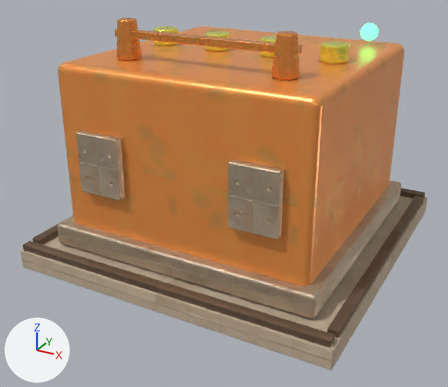
Renders of the glTF model web/public/models/ff-accumulator.glb from each side of a commit.
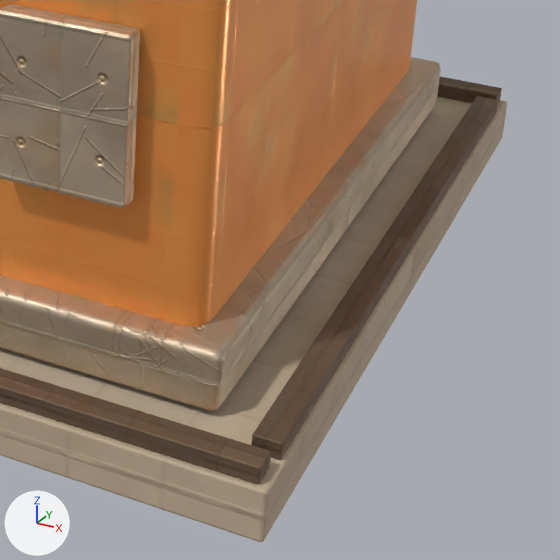
The first picture shows the older version from a 50 mm camera at (1.69, -3.32, 1.95) aimed at (-0.03, -0.19, 0.39). The close-ups show the older and then the newer version on the part from 51% to 100% of the width and 41% to 97% of the height of that picture. Only the edits that show in the close-ups are written down. Every picture has the same lights, and +X, +Y and +Z are marked at lower left. Where no turn or scale is listed for an object, it has been applied to the vertices.

Objects in the first close-up: 'Bank', 'BankBase', 'Pad.008', 'PadLipN.008'.
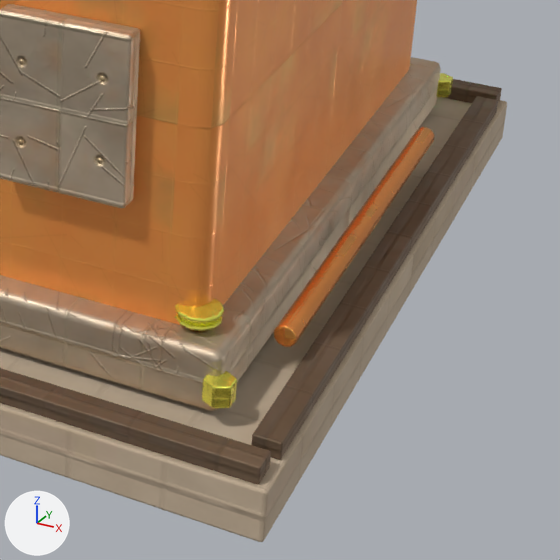
Where the change shows, as pixel boxes (x1, y1, x2, y2) in the close-ups (560 x 560 px):
'PadPipe.008', added: after (187, 127, 434, 347)
'Bolt.015', added: after (175, 73, 453, 408)
'VentLip.010', added: after (175, 314, 223, 331)

What changed in the scene script:
```text
Add mat_ff_brass_polish:
    mat_ff_brass_polish = bpy.data.materials.new('FF_brass_polish')
    # uses the picture img_brass_d
    # uses the picture img_brass_n
    # uses the picture img_brass_r
Add me_torus_067:
    me_torus_067.from_pydata(...)  # 72 vertices, 144 faces; spans x -0.0471..0.0471, y -0.0471..0.0471, z -0.0039..0.0039
    me_torus_067.materials.append(mat_ff_brass_polish)
Add me_cylinder_663:
    me_cylinder_663.from_pydata(...)  # 545 vertices, 1070 faces; spans x -1.451..0.025, y -0.696..0.54, z -0.08..1.24
    me_cylinder_663.materials.append(mat_ff_copper)
Add me_cylinder_654:
    me_cylinder_654.from_pydata(...)  # 2006 vertices, 3928 faces; spans x -0.03..1.71, y -0.03..1.82, z -0.03..1.14
    me_cylinder_654.materials.append(mat_ff_brass)
Add ob_ventlip_010:
    ob_ventlip_010 = bpy.data.objects.new('VentLip.010', me_torus_067)
    ob_ventlip_010.location = (0.76, -0.76, 0.29)
Add ob_padpipe_008:
    ob_padpipe_008 = bpy.data.objects.new('PadPipe.008', me_cylinder_663)
    ob_padpipe_008.location = (0.9, -0.1, 0.22)
Add ob_bolt_015:
    ob_bolt_015 = bpy.data.objects.new('Bolt.015', me_cylinder_654)
    ob_bolt_015.location = (-0.84, -0.84, 0.195)
```
